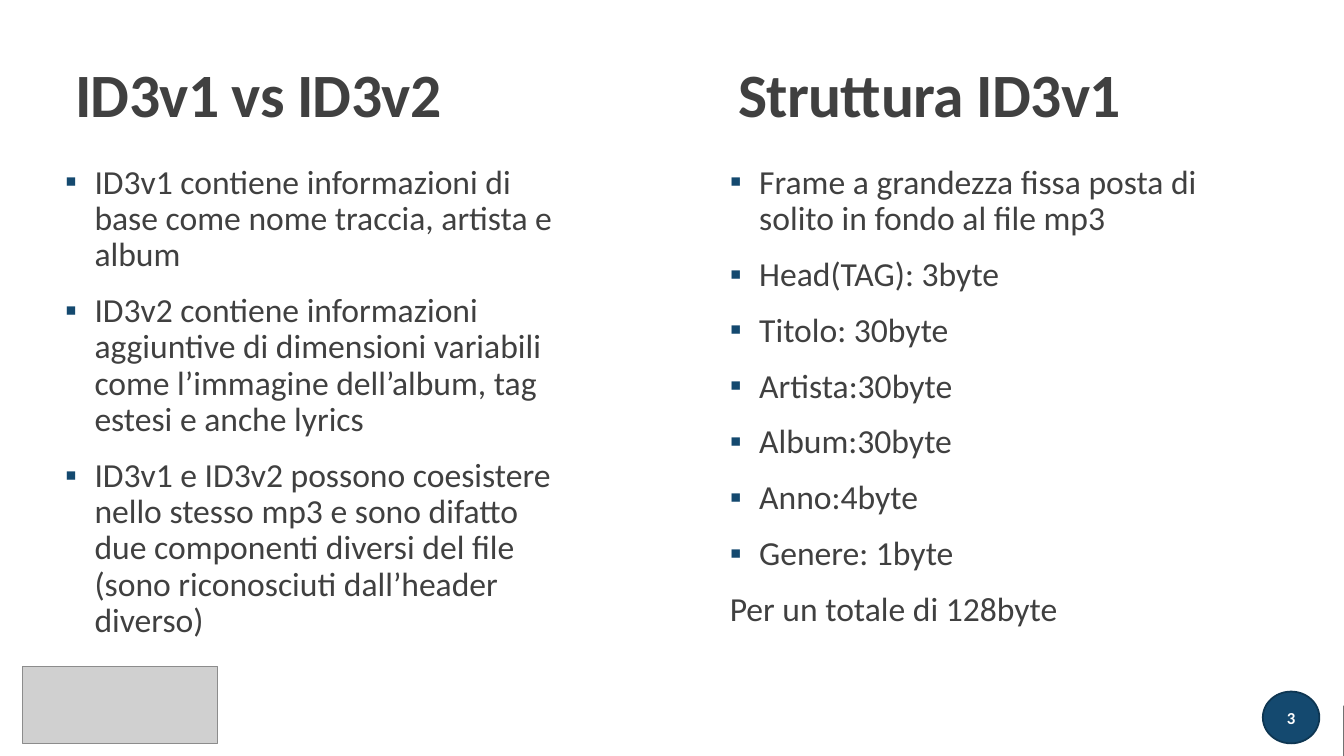
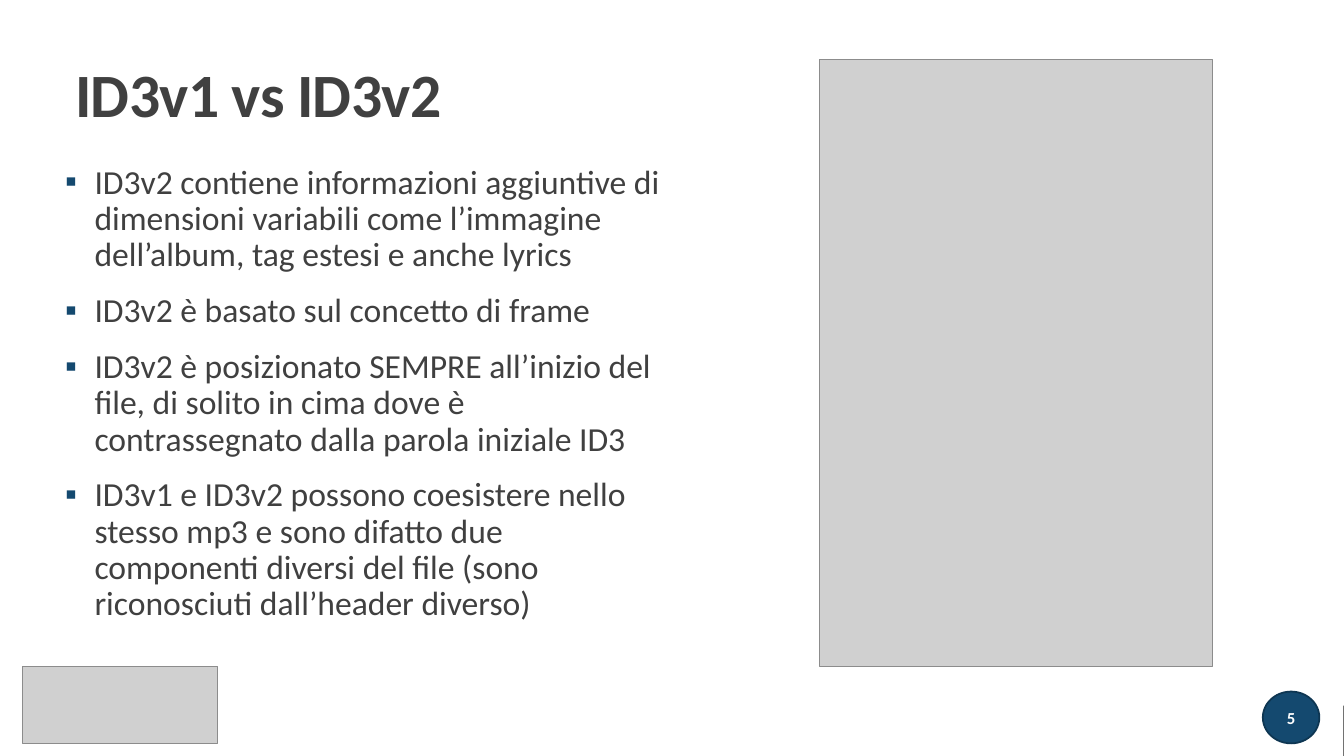
Before and after one commit to atusghen/SimpleID3, a slide deck: slide 5 of presentazione.pptx (slide 3 before the commit). Drawn at 1344x756 pixels with LibreOffice and Linux fonts; fonts in the diff are those of the drawing; grey boxes stand for pictures. Boxes give left, top, right and bottom in pixels: in the first picture for what was removed or moved away, otherwise in the second. Text is boxed around its words. In the diff, an @@ line names an element or a change of style, - is before the commit and + after.

Commit message:
updated presentazione

```diff
--- a/presentazione.pptx
+++ b/presentazione.pptx
@@ picture added at <box>820,59,1213,666</box> @@
@@ text removed at <box>738,76,1121,118</box> @@
-Struttura ID3v1
@@ text at <box>95,170,552,267</box>: paragraph removed @@
-▪ ID3v1 contiene informazioni di base come nome traccia, artista e album
@@ text removed at <box>730,170,1196,627</box> @@
-▪ Frame a grandezza fissa posta di solito in fondo al file mp3
-▪ Head(TAG): 3byte
-▪ Titolo: 30byte
-▪ Artista:30byte
-▪ Album:30byte
-▪ Anno:4byte
-▪ Genere: 1byte
-Per un totale di 128byte
@@ text at <box>95,298,651,457</box>: paragraphs added @@
+▪ ID3v2 è basato sul concetto di frame
+▪ ID3v2 è posizionato SEMPRE all’inizio del file, di solito in cima dove è contrassegnato dalla parola iniziale ID3
@@ page number at <box>1287,713,1295,724</box>: text changed @@
-3
+5
```
Also in this commit, not shown: 3 other slides changed, 6 slides added, 1 other file.
